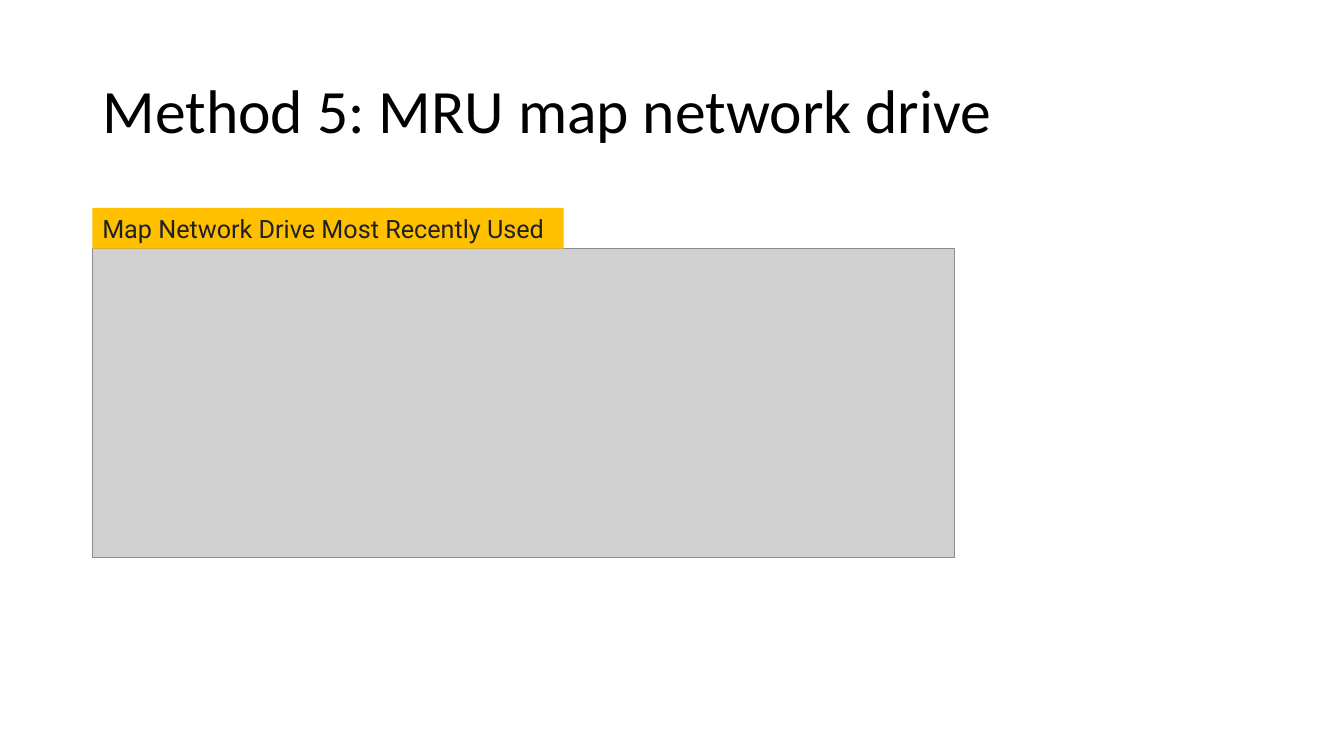
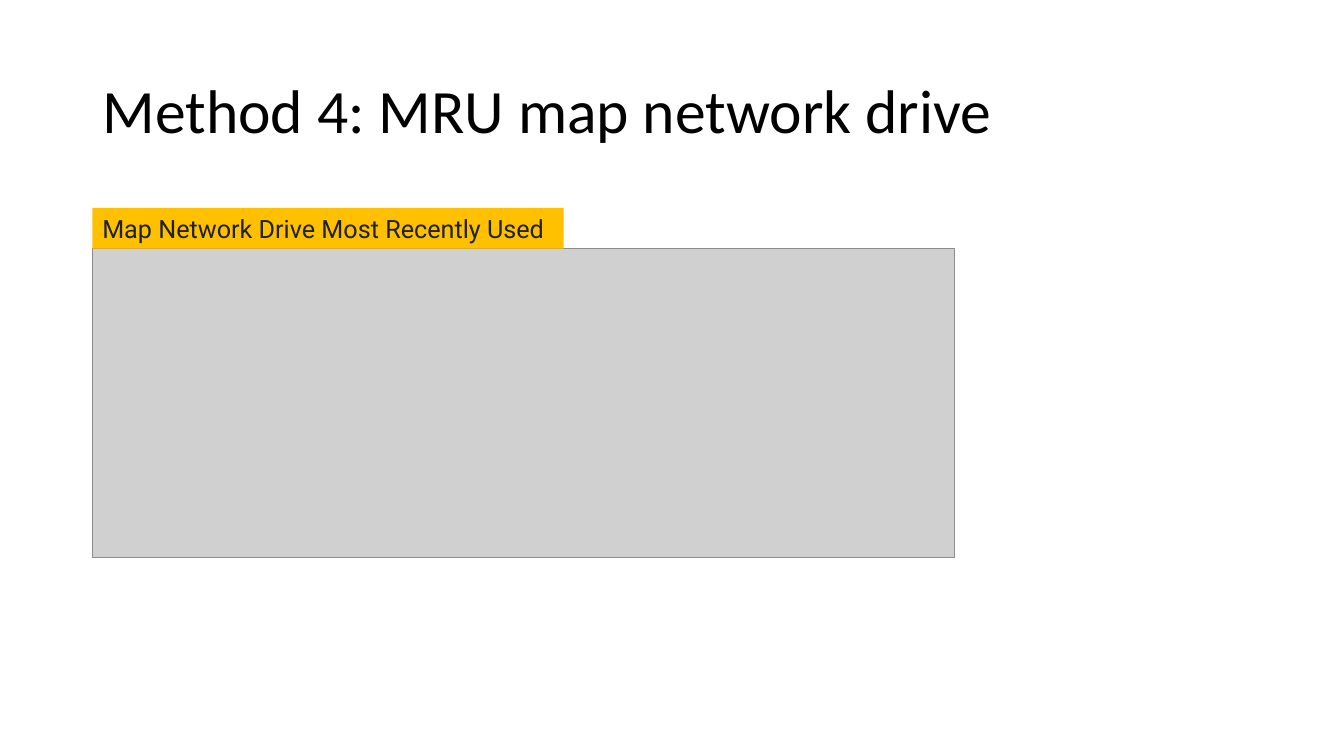
Before and after one commit to frankwxu/digital-forensics-lab, a slide deck: slide 9 of NIST_Data_Leakage_Case/NIST_Data_Leakage_06_Network_Shellbag_Jumplist.pptx (slide 10 before the commit). Drawn at 1344x756 pixels with LibreOffice and Linux fonts; fonts in the diff are those of the drawing; grey boxes stand for pictures; background and template pictures are left out. Boxes give left, top, right and bottom in pixels: in the first picture for what was removed or moved away, otherwise in the second. Text is boxed around its words. In the diff, an @@ line names an element or a change of style, - is before the commit and + after.

```diff
--- a/NIST_Data_Leakage_Case/NIST_Data_Leakage_06_Network_Shellbag_Jumplist.pptx
+++ b/NIST_Data_Leakage_Case/NIST_Data_Leakage_06_Network_Shellbag_Jumplist.pptx
@@ title at [102, 90, 992, 143]: text changed @@
-Method 5: MRU map network drive
+Method 4: MRU map network drive
```
Also in this commit, not shown: 16 other slides changed, 2 slides added, 1 slide removed, 8 other files.
